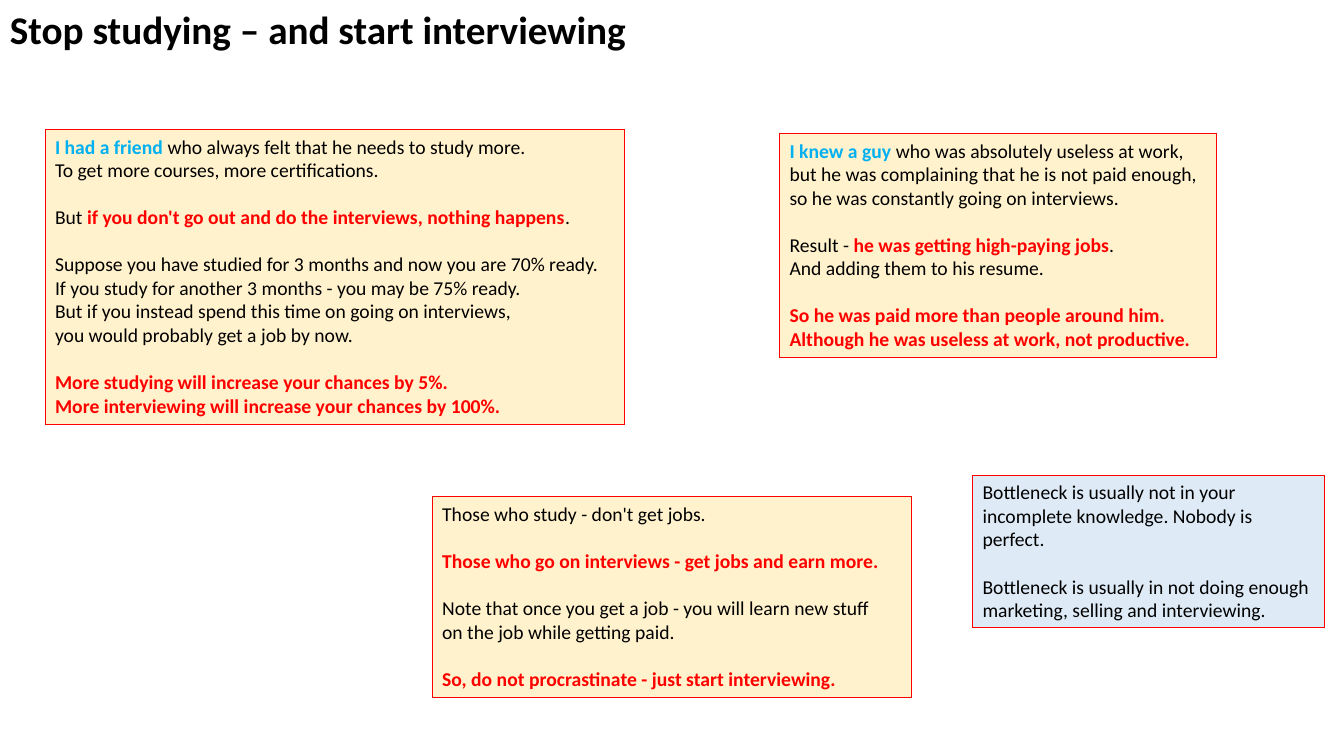
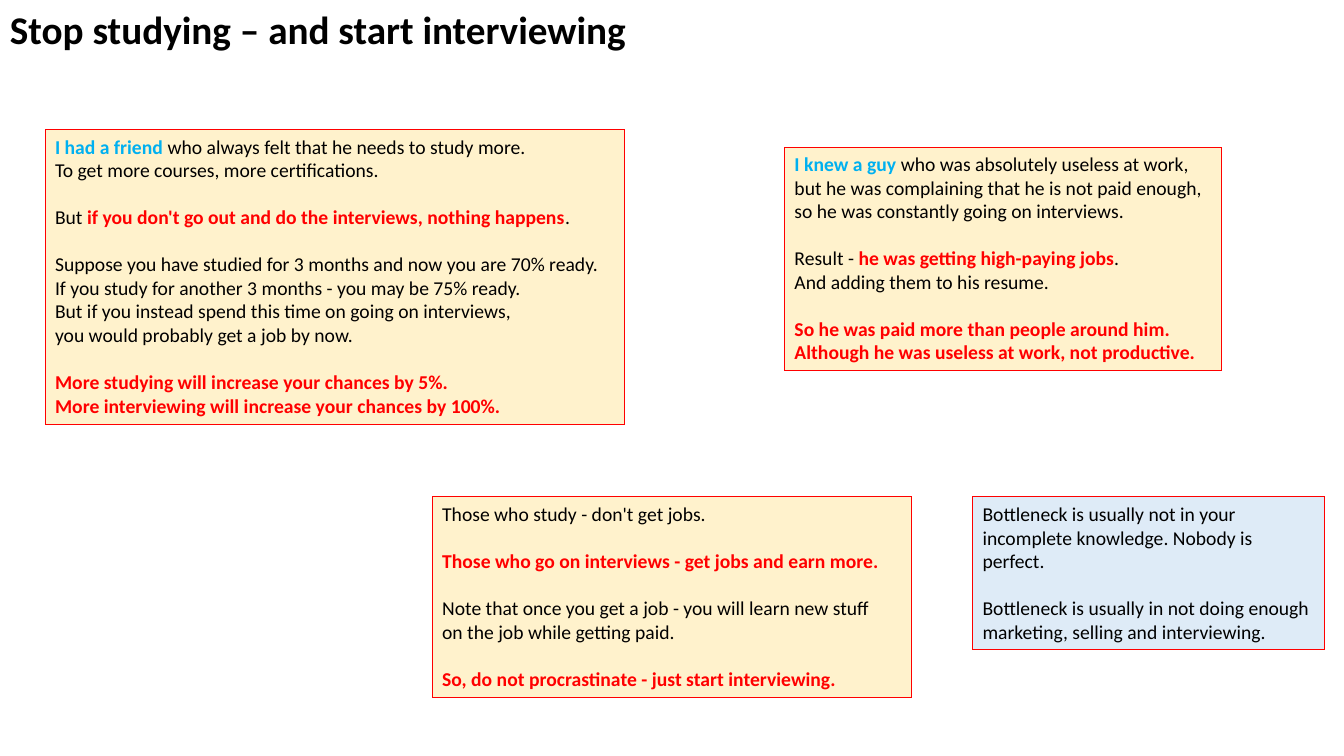
Before and after one commit to lselector/marketing, a slide deck: slide 7 of Job_Searching.pptx (slide 5 before the commit). Drawn at 1344x756 pixels with LibreOffice and Linux fonts; fonts in the diff are those of the drawing. Boxes give left, top, right and bottom in pixels: in the first picture for what was removed or moved away, otherwise in the second. Text is boxed around its words. In the diff, an @@ line names an element or a change of style, - is before the commit and + after.

```diff
--- a/Job_Searching.pptx
+++ b/Job_Searching.pptx
@@ rectangle "I knew a guy who ...": place and size @@
-rectangle "I knew a guy who ..." at <box>779,134,1217,358</box>
+rectangle "I knew a guy who ..." at <box>784,147,1222,371</box>
@@ rectangle "Bottleneck is usually not in ...": place and size @@
-rectangle "Bottleneck is usually not in ..." at <box>973,476,1325,628</box>
+rectangle "Bottleneck is usually not in ..." at <box>973,497,1325,649</box>
```
Also in this commit, not shown: 4 other slides changed, 3 slides added.
